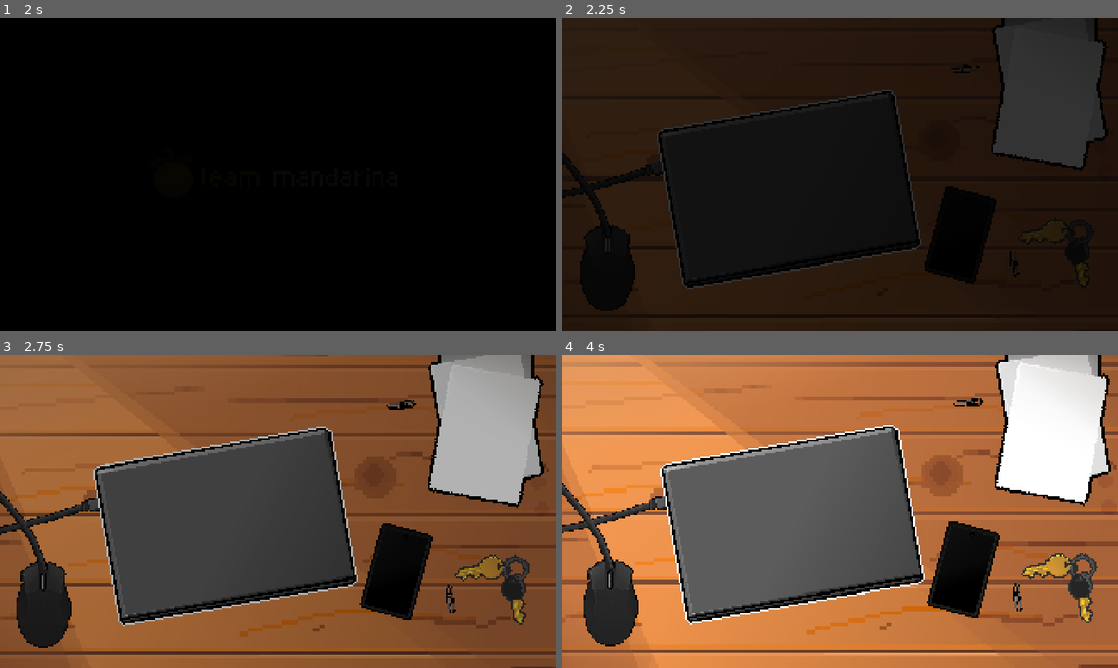
Above: before the commit, frames 1-4 (two rows, left to right).
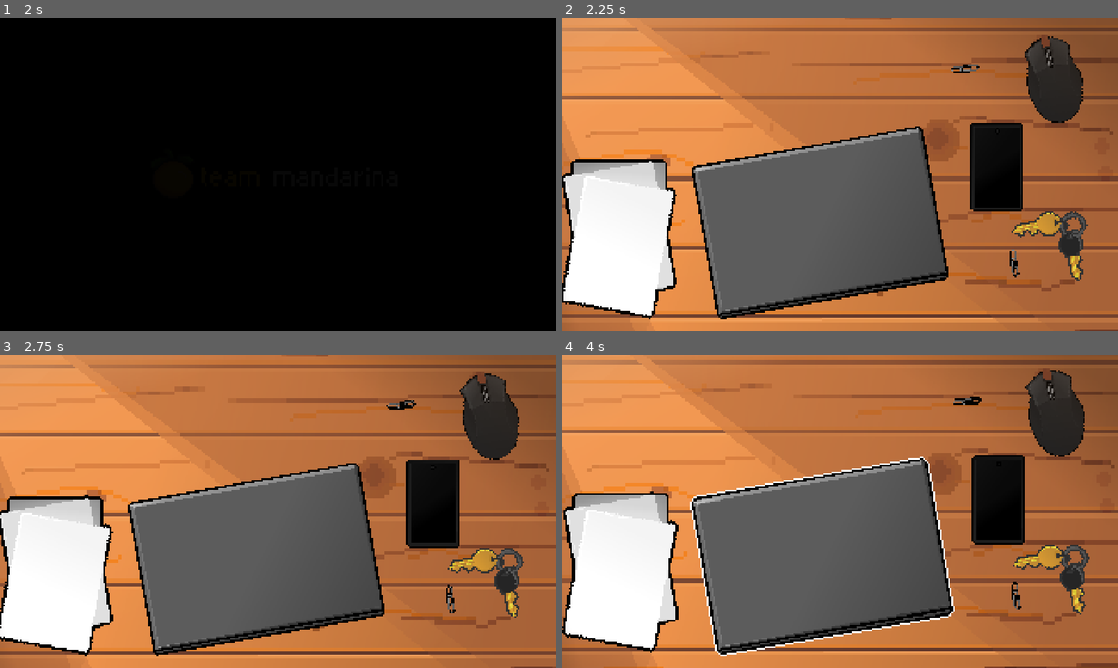
Above: after the commit, the same moments.

Repository: marcosnieto503-ui/JuegoFeriaGamer26-2Poo
Game: Godot game, scene res://Escenas/Intro.tscn
Two runs of this game, one before a commit and one after it. Both use one fixed random seed, a clock stepped at 60 frames per second and the inputs below.
Inputs (mouse positions are in pixels of both pictures, inside the frame that each line leads up to; where the layout moved, square brackets give the same spot in the first picture):
- Up to frame 1 (2 s): move the mouse to (400, 158) at 0.52 s; move the mouse to (166, 190) at 1.27 s
- Up to frame 2 (2.25 s): move the mouse to (895, 105) at 2.02 s
- Up to frame 3 (2.75 s): no input
- Up to frame 4 (4 s): click (801, 498) at 2.77 s; click (812, 520) [784, 486] at 3.5 s

Frame 1 is identical in both runs. In frame 2, 96% of the frame differs, in the area x 0-100%, y 0-100%; in frame 3, 98%; in frame 4, 44%.

Commit message:
ajustes en la posicion de elementos y rotacion

Diff:
--- a/Escenas/Menu.tscn
+++ b/Escenas/Menu.tscn
@@ -212,6 +212,7 @@
 script = ExtResource("1_xhjix")
 
 [node name="ColorRect" type="ColorRect" parent="." unique_id=2026816162]
+visible = false
 modulate = Color(0, 0, 0, 1)
 z_index = 1000
 layout_mode = 1
@@ -268,14 +269,13 @@
 texture_filter = 3
 custom_minimum_size = Vector2(100, 100)
 layout_mode = 0
-offset_left = 456.0
-offset_top = 164.0
-offset_right = 1096.0
-offset_bottom = 523.99994
+offset_left = 492.00003
+offset_top = 116.00002
+offset_right = 1132.0
+offset_bottom = 475.99997
 pivot_offset_ratio = Vector2(0.5, 0.5)
 offset_transform_enabled = true
 offset_transform_scale = Vector2(2.5, 2.5)
-offset_transform_rotation = 0.26005405
 offset_transform_visual_only = false
 mouse_default_cursor_shape = 2
 texture_normal = ExtResource("4_27k2t")
@@ -288,12 +288,13 @@
 texture_filter = 3
 custom_minimum_size = Vector2(100, 100)
 layout_mode = 0
-offset_left = 552.0
-offset_top = 323.0
-offset_right = 1192.0
-offset_bottom = 683.0
+offset_left = 1866.0001
+offset_top = -392.00006
+offset_right = 2506.0
+offset_bottom = -32.00006
 offset_transform_enabled = true
 offset_transform_scale = Vector2(3, 3)
+offset_transform_rotation = -0.22165681
 offset_transform_visual_only = false
 mouse_default_cursor_shape = 2
 texture_normal = ExtResource("12_bcw8w")
@@ -305,10 +306,10 @@
 z_index = 1
 texture_filter = 3
 layout_mode = 0
-offset_left = 483.0
-offset_top = 291.0
-offset_right = 1123.0
-offset_bottom = 651.0
+offset_left = 582.0
+offset_top = 398.0
+offset_right = 1222.0
+offset_bottom = 758.0
 offset_transform_enabled = true
 offset_transform_scale = Vector2(2.6, 2.6)
 offset_transform_visual_only = false
@@ -322,10 +323,10 @@
 texture_filter = 3
 custom_minimum_size = Vector2(100, 100)
 layout_mode = 0
-offset_left = 556.0
-offset_top = 345.0
-offset_right = 1196.0
-offset_bottom = 705.0
+offset_left = -796.0
+offset_top = 810.0
+offset_right = -156.0
+offset_bottom = 1170.0
 offset_transform_enabled = true
 offset_transform_scale = Vector2(3, 3)
 offset_transform_visual_only = false
@@ -339,10 +340,10 @@
 texture_filter = 3
 custom_minimum_size = Vector2(100, 100)
 layout_mode = 0
-offset_left = 1150.0001
-offset_top = 1308.0
-offset_right = 1790.0001
-offset_bottom = 1668.0
+offset_left = 1128.9999
+offset_top = 1285.0
+offset_right = 1768.9999
+offset_bottom = 1645.0
 offset_transform_enabled = true
 offset_transform_scale = Vector2(3, 3)
 offset_transform_rotation = 1.3805554
@@ -359,10 +360,8 @@
 anchors_preset = 15
 anchor_right = 1.0
 anchor_bottom = 1.0
-offset_left = 3.0
-offset_top = -3.0
-offset_right = 603.0
-offset_bottom = 317.0
+offset_left = -1.0
+offset_right = -1.0
 grow_horizontal = 2
 grow_vertical = 2
 mouse_filter = 2
Binary file removed: Assets/Menu/partes/laptopmouse/portatilmouse-outline.png
Not shown, removed: Assets/Menu/partes/laptopmouse/portatilmouse-outline.png.import
Binary file removed: Assets/Menu/partes/laptopmouse/portatilmouse.png
Not shown, removed: Assets/Menu/partes/laptopmouse/portatilmouse.png.import
Binary file changed: Assets/Menu/partes/mouse/mouse-outline.png
Binary file changed: Assets/Menu/partes/mouse/mouse.png
Binary file changed: Assets/Menu/partes/mouse/mouse_bitmap.png
Not shown, changed: Assets/Menu/partes/mouse/mouse_bitmap.png.import
Not shown: 1 places in Escenas/Menu.tscn that only renumber resources
